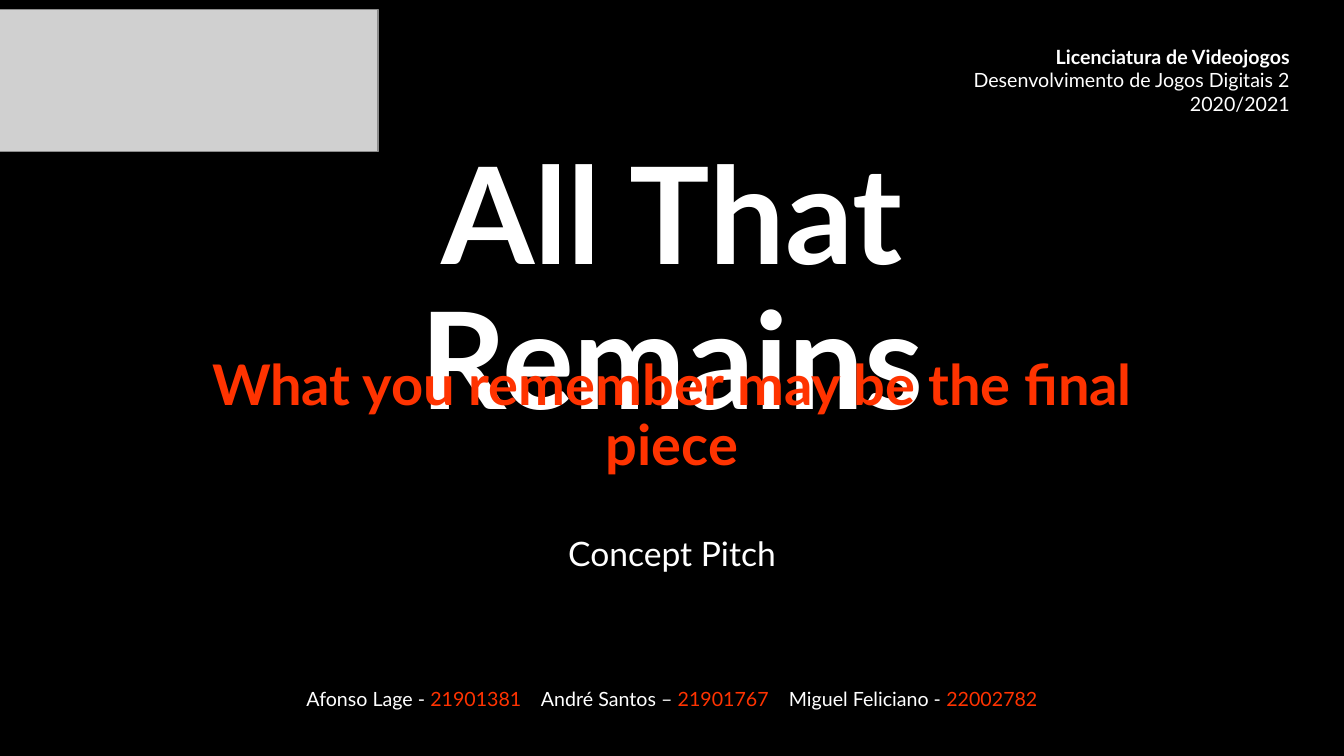
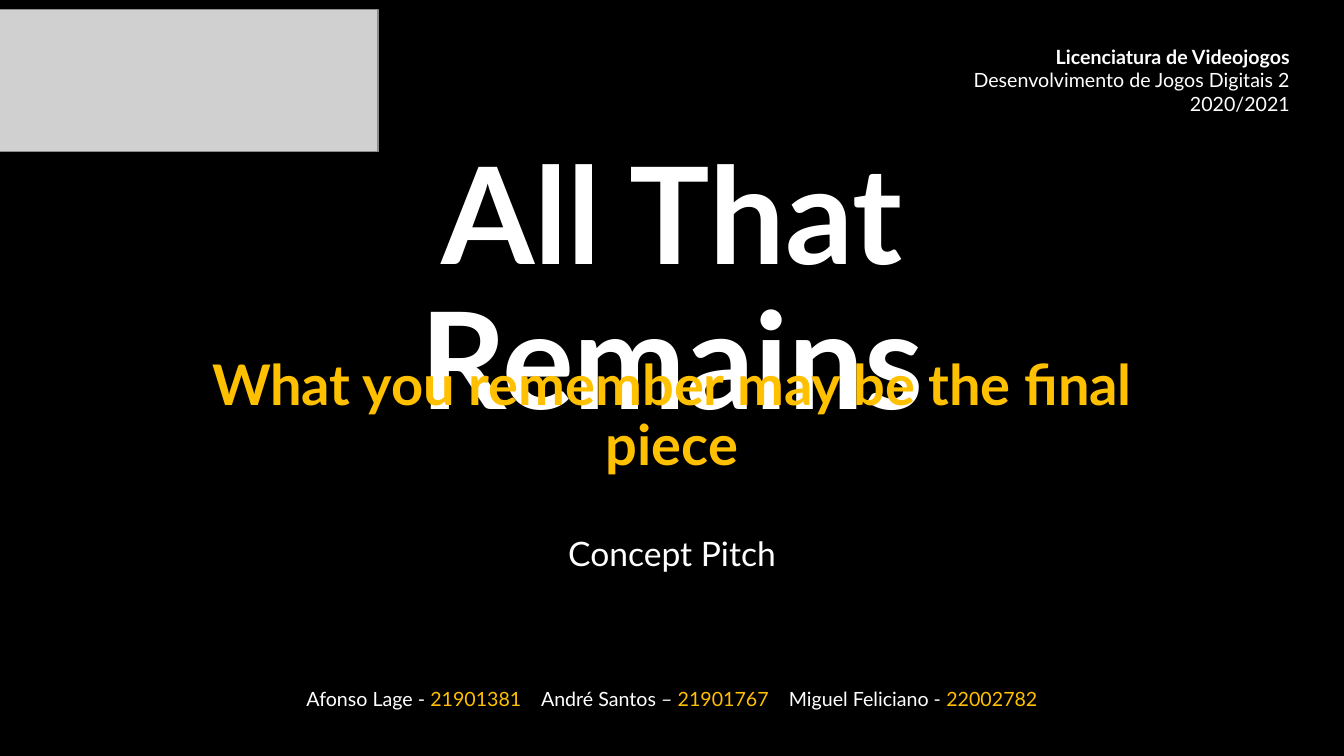
Before and after one commit to andrepucas/djd2_adventure_game_2020, a slide deck: slide 1 of Pitches/Concept_Pitch.pptx. Drawn at 1344x756 pixels with LibreOffice and Linux fonts; fonts in the diff are those of the drawing; grey boxes stand for pictures. Boxes give left, top, right and bottom in pixels: in the first picture for what was removed or moved away, otherwise in the second. Text is boxed around its words. In the diff, an @@ line names an element or a change of style, - is before the commit and + after.

```diff
--- a/Pitches/Concept_Pitch.pptx
+++ b/Pitches/Concept_Pitch.pptx
@@ text "What you remember may be ..." at (x1=212, y1=356, x2=1131, y2=475): text colour #FF3300 to #FFC000 @@
@@ text "Afonso Lage - 21901381 André ..." at (x1=306, y1=691, x2=1037, y2=710): text colour #FF3300 to #FFC000 in "21901381 21901767 22002782" @@
```
Also in this commit, not shown: 2 other slides changed.
